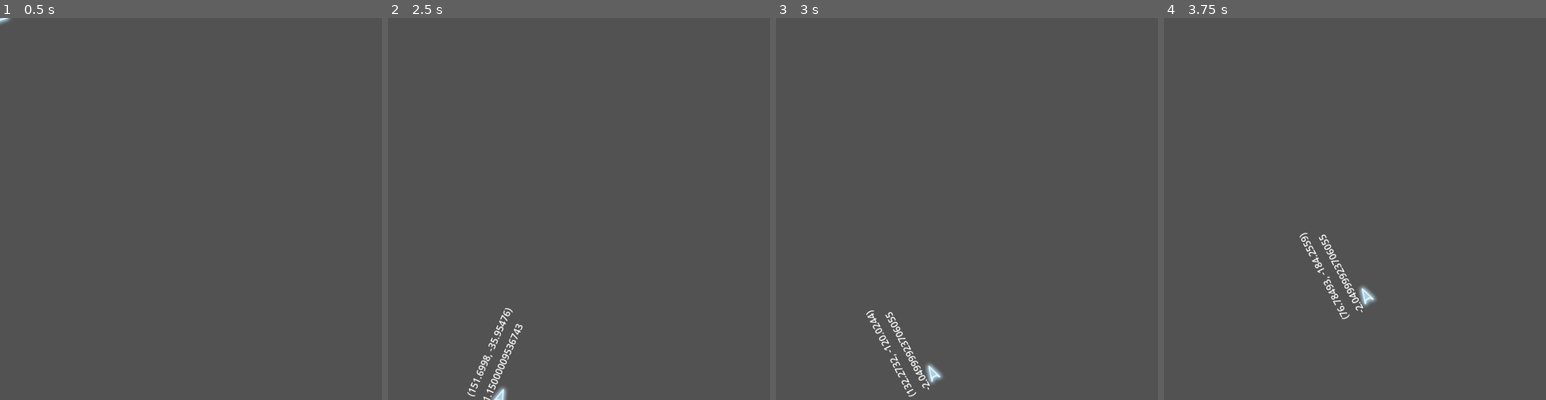
Above: before the commit, frames 1-4 (left to right).
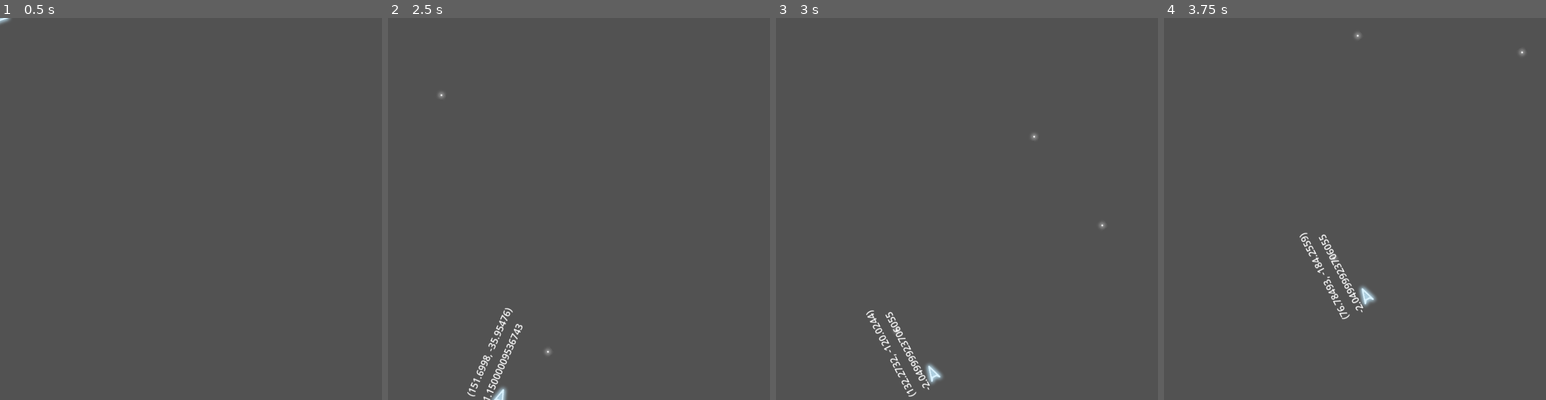
Above: after the commit, the same moments.

Repository: davidward462/asteroids
Game: Godot game, scene res://scenes/player.tscn
Same seed, same stepped clock (60 frames per second), same inputs: the game is played once before the commit and once after it. This scene is started directly instead of the project's main scene.
Inputs:
- Up to frame 1 (0.5 s): no input
- Up to frame 2 (2.5 s): tap Enter at 0.5 s; hold W (accelerate) 0.53-1.28 s; tap Space (shoot) at 0.6, 1.55, 2.3 s; tap D (rotate_clockwise) at 1.35 s; tap R (restart) at 2 s; hold W (accelerate) from 2.03 s (still down); hold A (rotate_counterclockwise) from 2.03 s (still down)
- Up to frame 3 (3 s): keep holding W (accelerate); release A (rotate_counterclockwise) at 2.78 s; tap Space (shoot) at 2.85 s
- Up to frame 4 (3.75 s): release W (accelerate) at 3.53 s; tap Space (shoot) at 3.6 s

Frame 1 is identical in both runs. In frame 2, less than 0.1% of the frame differs, in the area x 13-43%, y 19-89%; in frame 3, less than 0.1%; in frame 4, less than 0.1%, in the area x 43-95%, y 3-64%.
Error before the commit: Cannot call method 'add_child' on a null value. (res://scripts/player.gd:30)

Commit message:
fix bug when spawning bullet

Diff:
--- a/scripts/player.gd
+++ b/scripts/player.gd
@@ -27,7 +27,7 @@
 
 func shoot():
 	var b = Bullet.instantiate()
-	owner.add_child(b)
+	get_tree().get_root().add_child(b)
 	b.transform = $GunPosition.global_transform
 
 func _process(delta: float) -> void:
